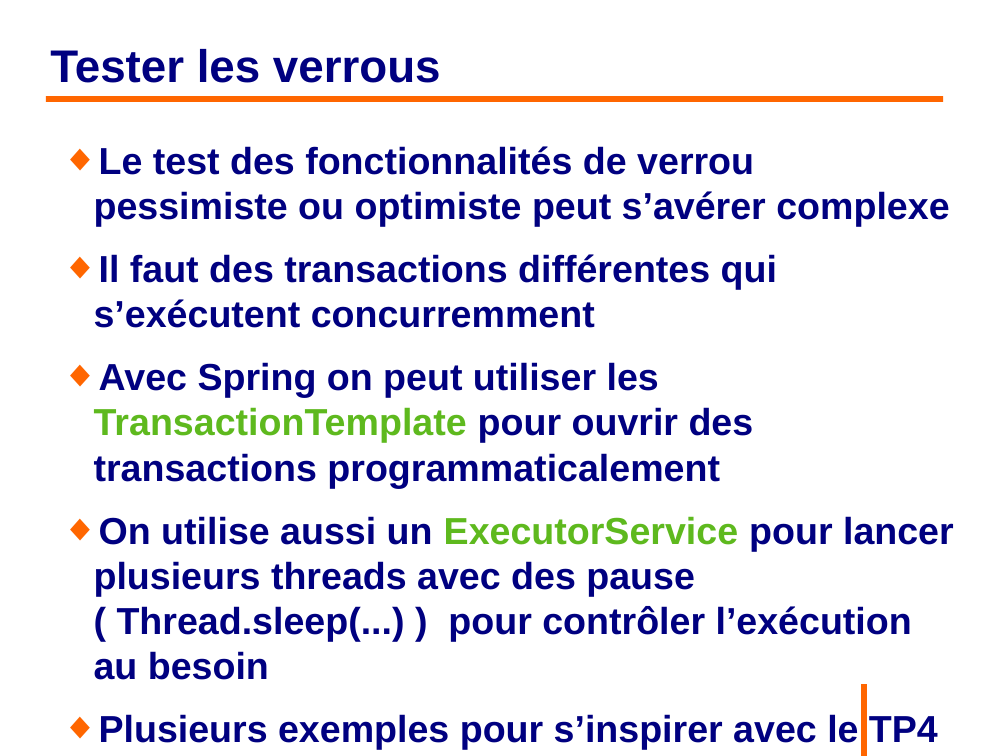
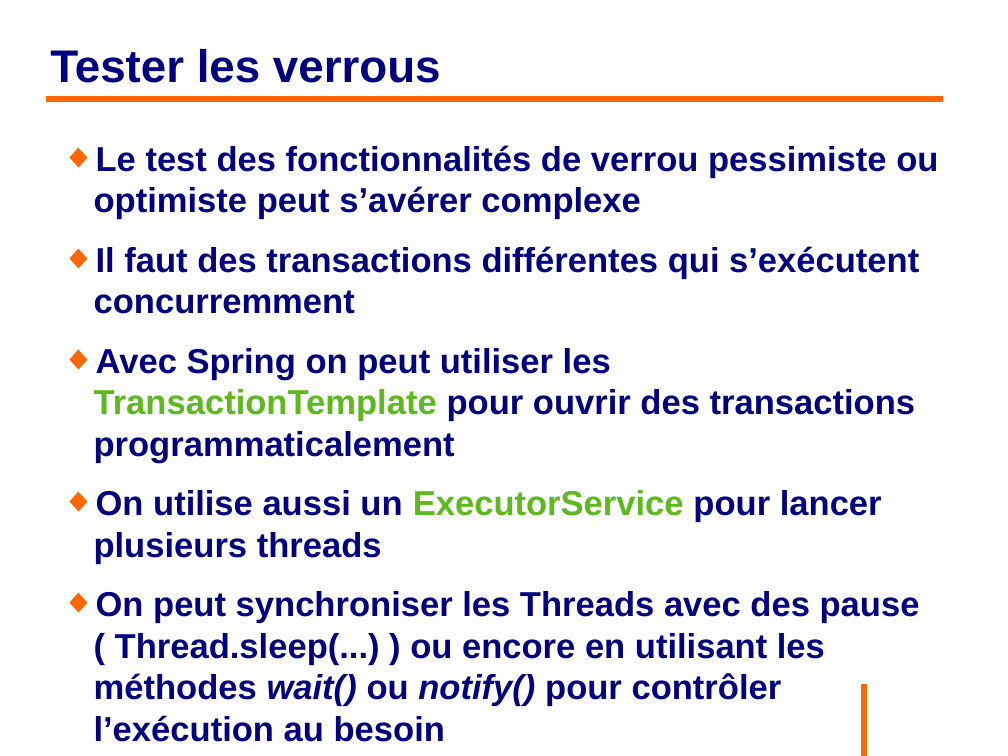
Before and after one commit to philphils/formation-hibernate-avancee, a slide deck: slide 110 of Documentation/diapo_formation_hibernate_avancee.odp. Drawn at 1008x756 pixels with LibreOffice and Linux fonts; fonts in the diff are those of the drawing; background and template pictures are left out. Boxes give left, top, right and bottom in pixels: in the first picture for what was removed or moved away, otherwise in the second. Text is boxed around its words. In the diff, an @@ line names an element or a change of style, - is before the commit and + after.

Commit message:
Ajout wait notify

```diff
--- a/Documentation/diapo_formation_hibernate_avancee.odp
+++ b/Documentation/diapo_formation_hibernate_avancee.odp
@@ text at bbox=[94, 145, 938, 463]: size 29.6 to 27.2 pt in "Le test des fonctionnalités de verrou pessimiste ...", "Il faut des transactions différentes qui s’exécutent ...", "Avec Spring on peut utiliser les TransactionTemplate ...", "Plusieurs exemples pour s’inspirer avec le TP4" @@
@@ text at bbox=[94, 490, 920, 742]: text changed; size 29.6 to 27.2 pt @@
-◆ On utilise aussi un ExecutorService pour lancer plusieurs threads avec des pause ( Thread.sleep(...) ) pour contrôler l’exécution au besoin
+◆ On utilise aussi un ExecutorService pour lancer plusieurs threads
+◆ On peut synchroniser les Threads avec des pause ( Thread.sleep(...) ) ou encore en utilisant les méthodes wait() ou notify() pour contrôler l’exécution au besoin
```
Also in this commit, not shown: 1 other slide changed.
